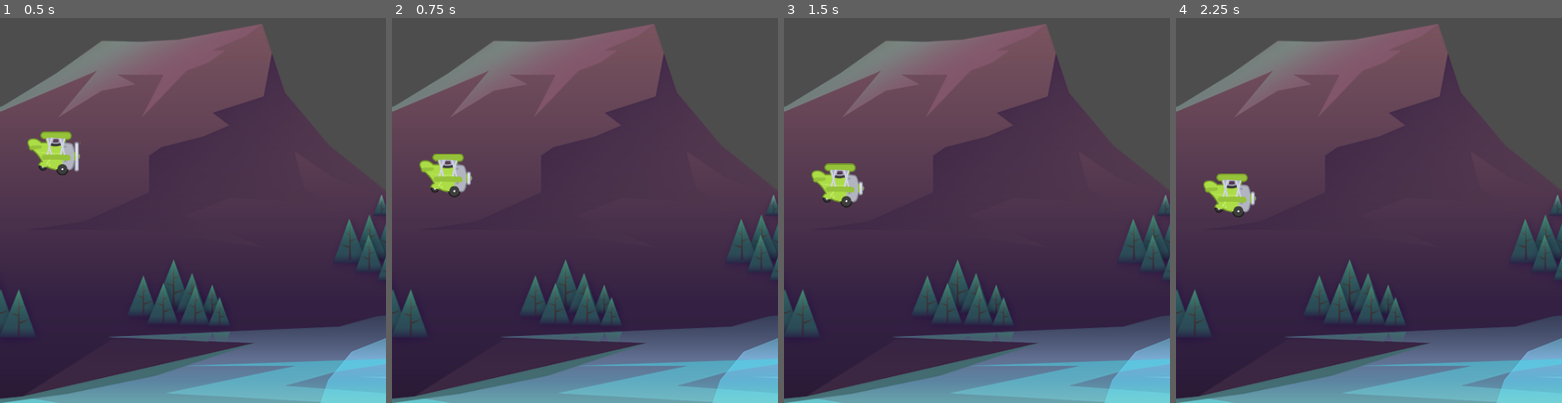
Above: before the commit, frames 1-4 (left to right).
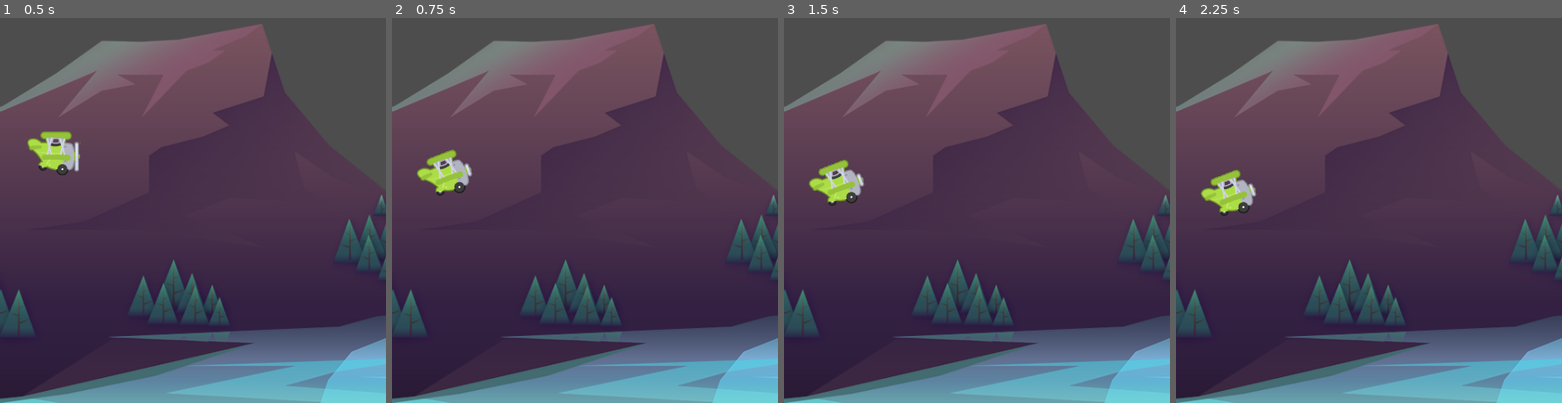
Above: after the commit, the same moments.

Repository: Babrakov/tappy
Game: Godot game, scene res://scenes/games.tscn
Two runs of this game, one before a commit and one after it. Both use one fixed random seed, a clock stepped at 60 frames per second and the inputs below.
Inputs:
- Up to frame 1 (0.5 s): no input
- Up to frame 2 (0.75 s): tap Space (fly) at 0.6 s
- Up to frame 3 (1.5 s): tap Space (fly) at 1.35 s
- Up to frame 4 (2.25 s): tap Space (fly) at 2.1 s

Frame 1 is identical in both runs. In frame 2, 0.8% of the frame differs, in the area x 6-21%, y 34-47%; in frame 3, 0.8%, in the area x 6-21%, y 36-50%; in frame 4, 0.8%.

Commit message:
Animation for plane when power

Diff:
--- a/scenes/plane.gd
+++ b/scenes/plane.gd
@@ -3,6 +3,7 @@
 const GRAVITY: float = 1000.0
 const POWER: float = -350.0
 @onready var animated_sprite_2d: AnimatedSprite2D = $AnimatedSprite2D
+@onready var animation_player: AnimationPlayer = $AnimationPlayer
 
 # Called when the node enters the scene tree for the first time.
 func _ready() -> void:
@@ -20,6 +21,8 @@
 func fly() -> void:
 	if Input.is_action_just_pressed("fly") == true:
 		velocity.y = POWER
+		animation_player.play("power")
+
 
 func die() -> void:
 	set_physics_process(false)
--- a/scenes/plane.tscn
+++ b/scenes/plane.tscn
@@ -35,6 +35,44 @@
 [sub_resource type="CircleShape2D" id="CircleShape2D_im5d8"]
 radius = 23.0
 
+[sub_resource type="Animation" id="Animation_meabn"]
+length = 0.001
+tracks/0/type = "value"
+tracks/0/imported = false
+tracks/0/enabled = true
+tracks/0/path = NodePath("AnimatedSprite2D:rotation")
+tracks/0/interp = 1
+tracks/0/loop_wrap = true
+tracks/0/keys = {
+"times": PackedFloat32Array(0),
+"transitions": PackedFloat32Array(1),
+"update": 0,
+"values": [0.0]
+}
+
+[sub_resource type="Animation" id="Animation_sgh0x"]
+resource_name = "power"
+length = 0.3
+step = 0.1
+tracks/0/type = "value"
+tracks/0/imported = false
+tracks/0/enabled = true
+tracks/0/path = NodePath("AnimatedSprite2D:rotation")
+tracks/0/interp = 2
+tracks/0/loop_wrap = true
+tracks/0/keys = {
+"times": PackedFloat32Array(0, 0.1, 0.3),
+"transitions": PackedFloat32Array(1, 1, 1),
+"update": 0,
+"values": [0.0, -0.349066, 0.0]
+}
+
+[sub_resource type="AnimationLibrary" id="AnimationLibrary_k0350"]
+_data = {
+"RESET": SubResource("Animation_meabn"),
+"power": SubResource("Animation_sgh0x")
+}
+
 [node name="Plane" type="CharacterBody2D"]
 script = ExtResource("1_kv1h1")
 
@@ -49,3 +87,8 @@
 [node name="CollisionShape2D" type="CollisionShape2D" parent="."]
 rotation = -0.0977153
 shape = SubResource("CircleShape2D_im5d8")
+
+[node name="AnimationPlayer" type="AnimationPlayer" parent="."]
+libraries = {
+"": SubResource("AnimationLibrary_k0350")
+}
Not shown: 1 places in scenes/plane.tscn that only renumber resources
